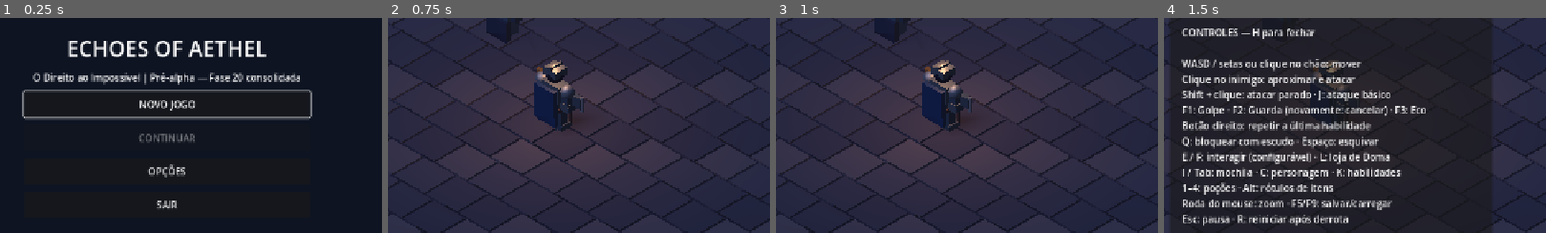
Above: before the commit, frames 1-4 (left to right).
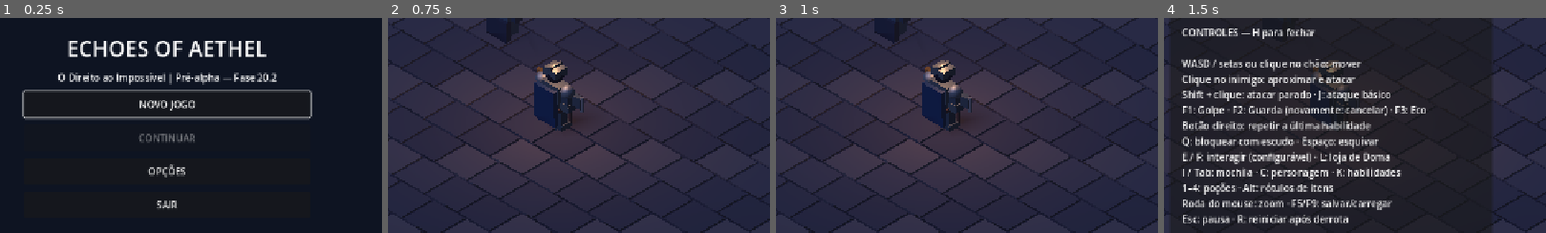
Above: after the commit, the same moments.

Repository: Sarhuman/ECHOES-OF-AETHEL
Game: Godot game, scene res://scenes/main_menu.tscn
Two runs of this game, one before a commit and one after it. Both use one fixed random seed, a clock stepped at 60 frames per second and the inputs below.
Inputs:
- Up to frame 1 (0.25 s): no input
- Up to frame 2 (0.75 s): click "NOVO JOGO" at 0.5 s
- Up to frame 3 (1 s): no input
- Up to frame 4 (1.5 s): click "H · Ajuda" at 1.25 s
The pictures show only the part of the screen within x 28-78%, y 25-75%; the shares and areas given below are measured in that part.

The runs differ from the first frame. In frame 1, 2.0% of the frame differs, in the area x 8-79%, y 25-32%; in frame 2, nothing differs; in frame 3, nothing differs; in frame 4, nothing differs.

Commit message:
feat: consolidate phase 20.2 with verified Windows runtime pipeline

Diff:
--- a/docs/evidence/results.json
+++ b/docs/evidence/results.json
@@ -1,4 +1,8 @@
 [
+  {
+    "Test": "test_project_integrity",
+    "ExitCode": 0
+  },
   {
     "Test": "test_items",
     "ExitCode": 0
--- a/project.godot
+++ b/project.godot
@@ -15,6 +15,7 @@
 [application]
 
 config/name="Echoes of Aethel - Hybrid 2.5D"
+config/version="0.20.2"
 run/main_scene="res://scenes/main_menu.tscn"
 config/features=PackedStringArray("4.7", "GL Compatibility")
 
--- a/scripts/hybrid_world.gd
+++ b/scripts/hybrid_world.gd
@@ -85,6 +85,11 @@
 	Input.set_mouse_mode(Input.MOUSE_MODE_VISIBLE)
 	if "--smoke-gameplay" in OS.get_cmdline_user_args():
 		print("SMOKE GAMEPLAY READY: player=%s inventory=%s hp=%d equipment=%d" % [player != null, inventory != null, player.hp, player.equipped.size()])
+
+	if "--verify-build" in OS.get_cmdline_user_args():
+		var probe := preload("res://src/core/build_smoke.gd").new()
+		add_child(probe)
+		probe.call_deferred("run")
 
 func _mat(c: Color) -> StandardMaterial3D:
 	var m := StandardMaterial3D.new()
--- /dev/null
+++ b/src/core/build_smoke.gd
@@ -0,0 +1,81 @@
+extends Node
+## Opt-in release verification. Runs only with an isolated save directory.
+var failures: Array[String] = []
+var checks := 0
+
+func check(value: bool, description: String) -> void:
+	checks += 1
+	if not value: failures.append(description)
+
+func frames(count: int) -> void:
+	for index in count: await get_tree().physics_frame
+	await get_tree().process_frame
+
+func press(code: Key) -> void:
+	var event := InputEventKey.new()
+	event.keycode = code
+	event.physical_keycode = code
+	event.pressed = true
+	Input.parse_input_event(event)
+	await get_tree().process_frame
+	event = event.duplicate()
+	event.pressed = false
+	Input.parse_input_event(event)
+
+func run() -> void:
+	if OS.get_environment("AETHEL_TEST_SAVE_DIR").is_empty():
+		printerr("BUILD SMOKE requires AETHEL_TEST_SAVE_DIR")
+		get_tree().quit(1)
+		return
+	await frames(3)
+	var world = get_parent()
+	var player = world.player
+	var camera := get_viewport().get_camera_3d()
+	check(world.hud != null and world.hud.is_inside_tree(), "HUD loaded")
+	check(camera != null and camera.projection == Camera3D.PROJECTION_ORTHOGONAL, "orthographic camera")
+	var start: Vector3 = player.position
+	Input.action_press("move_right")
+	await frames(15)
+	Input.action_release("move_right")
+	check(player.position.distance_to(start) > 0.2, "movement input")
+	player.position = Vector3.ZERO
+	player.clear_commands()
+	var enemy = world._spawn_enemy(Vector3(0,0,-3),1,2)
+	enemy.set_physics_process(false)
+	enemy.hp = 9999
+	enemy.max_hp = 9999
+	enemy.defense = 0
+	player.rng.seed = 5
+	camera.snap_to_target()
+	await frames(3)
+	var head: Vector2 = camera.unproject_position(enemy.position + Vector3(0,2.13,0))
+	check(world.pick_enemy_at(head) == enemy, "large enemy picking")
+	world._on_left_press(head)
+	world._on_left_release()
+	await frames(180)
+	check(enemy.hp < 9999, "click approach and attack")
+	player.clear_commands()
+	player.position = Vector3.ZERO
+	enemy.position = Vector3(0,0,-1.5)
+	player.attack_cooldown = 0
+	player.attack_recovery = 0
+	player.ether = player.max_ether
+	player.attack_target = enemy
+	var hp_before: int = enemy.hp
+	await press(KEY_F1)
+	check(enemy.hp < hp_before, "F1 damage")
+	await press(KEY_F2)
+	check(player.guard_remaining > 0, "F2 guard")
+	player.attack_cooldown = 0
+	player.attack_recovery = 0
+	player.ether = player.max_ether
+	hp_before = enemy.hp
+	await press(KEY_F3)
+	check(enemy.hp < hp_before, "F3 damage")
+	check(world.merchant.get_node_or_null("InteractionArea") != null, "Doma interaction")
+	world.pause_menu.open()
+	check(get_tree().paused, "pause")
+	get_tree().paused = false
+	print("BUILD SMOKE: %d checks, %d failures" % [checks,failures.size()])
+	for failure in failures: printerr("FALHA: ",failure)
+	get_tree().quit(0 if failures.is_empty() else 1)
--- a/src/ui/main_menu.gd
+++ b/src/ui/main_menu.gd
@@ -24,7 +24,7 @@
 	title.add_theme_font_size_override("font_size", 36)
 	rows.add_child(title)
 	var subtitle := Label.new()
-	subtitle.text = "O Direito ao Impossível | Pré-alpha — Fase 20 consolidada"
+	subtitle.text = "O Direito ao Impossível | Pré-alpha — Fase 20.2"
 	subtitle.horizontal_alignment = HORIZONTAL_ALIGNMENT_CENTER
 	rows.add_child(subtitle)
 	var start := _button(rows, "NOVO JOGO", func() -> void: start_game(true))
@@ -36,7 +36,8 @@
 	options.hide()
 	_button(rows, "SAIR", func() -> void: get_tree().quit())
 	start.grab_focus()
-	if "--smoke-gameplay" in OS.get_cmdline_user_args():
+	if "--smoke-gameplay" in OS.get_cmdline_user_args() or "--verify-build" in OS.get_cmdline_user_args():
+		print("SMOKE MENU READY")
 		call_deferred("start_game", true)
 
 func _button(parent: Node, text: String, action: Callable) -> Button:
--- a/tests/capture_ui.gd
+++ b/tests/capture_ui.gd
@@ -21,7 +21,7 @@
 	var world = load("res://scenes/main.tscn").instantiate()
 	root.add_child(world)
 	await process_frame
-	for resolution in [Vector2i(1280,720), Vector2i(1366,768), Vector2i(1280,800)]:
+	for resolution in [Vector2i(1280,720), Vector2i(1920,1080), Vector2i(1366,768), Vector2i(1280,800)]:
 		root.size = resolution
 		await shot("hud-%dx%d" % [resolution.x, resolution.y])
 	root.size = Vector2i(1280,720)
--- a/tests/test_playability.gd
+++ b/tests/test_playability.gd
@@ -52,7 +52,7 @@
 	var boss := target_at(Vector3(4,0,0),2)
 	await frames(2)
 	# Rank-2 target exercises the visible head of the large enemy without inventing a campaign boss.
-	for resolution in [Vector2i(1280,720),Vector2i(1366,768),Vector2i(1280,800)]:
+	for resolution in [Vector2i(1280,720),Vector2i(1920,1080),Vector2i(1366,768),Vector2i(1280,800)]:
 		root.size = resolution
 		await frames(2)
 		for zoom in [10.0,12.0,18.0]:
--- /dev/null
+++ b/tests/test_project_integrity.gd
@@ -0,0 +1,32 @@
+extends SceneTree
+var failures: Array[String] = []
+var classes: Dictionary = {}
+var checks := 0
+
+func check(value: bool, message: String) -> void:
+	checks += 1
+	if not value: failures.append(message)
+
+func scan(folder: String) -> void:
+	for filename in DirAccess.get_files_at(folder):
+		var path := folder.path_join(filename)
+		if filename.ends_with(".gd"):
+			var pattern := RegEx.new()
+			pattern.compile("(?m)^class_name\\s+(\\w+)")
+			var result := pattern.search(FileAccess.get_file_as_string(path))
+			if result:
+				var id := result.get_string(1)
+				check(not classes.has(id), "duplicate class_name: " + id)
+				classes[id] = path
+		if filename.ends_with(".tscn") or filename.ends_with(".tres"):
+			check(ResourceLoader.load(path) != null, "scene/resource dependencies: " + path)
+	for directory in DirAccess.get_directories_at(folder): scan(folder.path_join(directory))
+
+func _initialize() -> void:
+	for folder in ["res://src", "res://scripts", "res://scenes", "res://assets", "res://data"]: scan(folder)
+	var main_scene: String = ProjectSettings.get_setting("application/run/main_scene", "")
+	check(main_scene == "res://scenes/main_menu.tscn" and ResourceLoader.exists(main_scene), "main menu scene")
+	check(ProjectSettings.get_setting("application/config/version", "") == "0.20.2", "artifact version")
+	print("PROJECT INTEGRITY: %d checks, %d failures" % [checks, failures.size()])
+	for failure in failures: printerr("FALHA: ",failure)
+	quit(0 if failures.is_empty() else 1)
Binary file added: docs/evidence/hud-1920x1080.png
Not shown, added: src/core/build_smoke.gd.uid
Not shown, added: tests/test_project_integrity.gd.uid
Not shown, changed: .github/workflows/windows.yml
Not shown, changed: README.md
Not shown, added: docs/FASE20_2_INTEGRATION_AUDIT.md
Not shown, changed: docs/TESTING.md
Not shown, changed: tools/build_windows.ps1
Not shown, added: tools/fetch_godot.ps1
Not shown, changed: tools/fetch_windows_template.py
Not shown, changed: tools/package_windows.py
Not shown, added: tools/smoke_windows.ps1
(and 1 more such lines)
